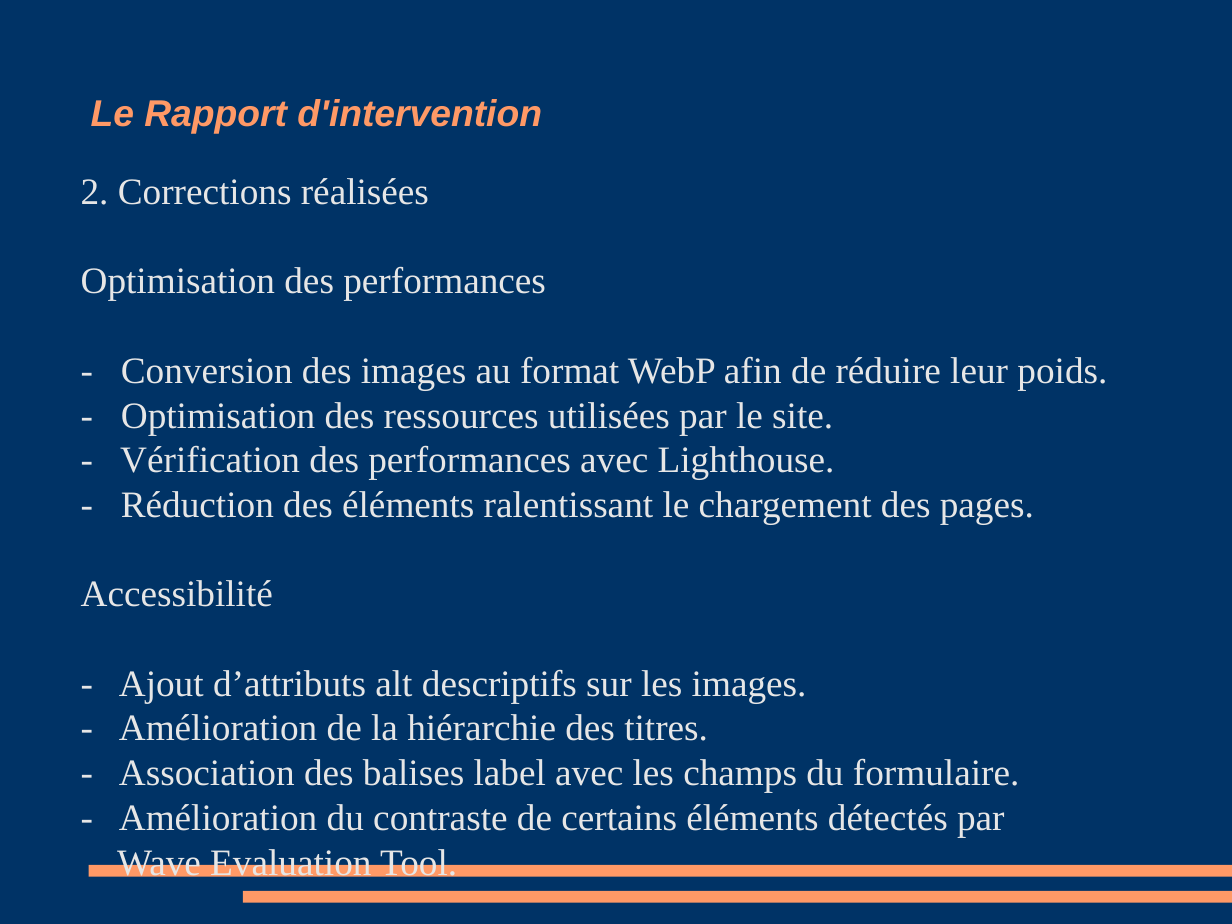
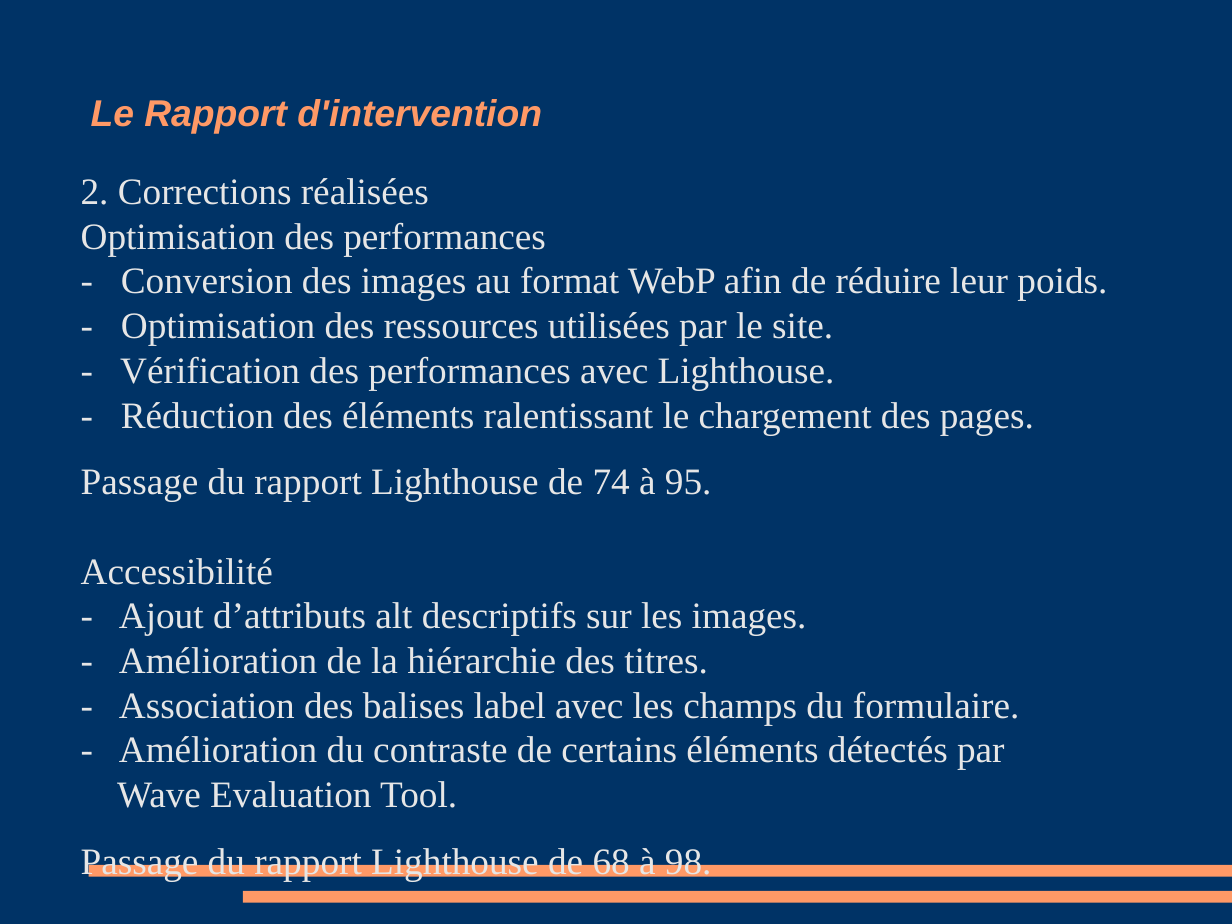
Before and after one commit to david51-ocr/Projet-Optimisation, a slide deck: slide 3 of Cahier de recette.odp. Drawn at 1232x924 pixels with LibreOffice and Linux fonts; fonts in the diff are those of the drawing. Boxes give left, top, right and bottom in pixels: in the first picture for what was removed or moved away, otherwise in the second. Text is boxed around its words. In the diff, an @@ line names an element or a change of style, - is before the commit and + after.

```diff
--- a/Cahier de recette.odp
+++ b/Cahier de recette.odp
@@ text at bbox=[81, 178, 1107, 881]: text changed @@
-2. Corrections réalisées
-Optimisation des performances
-- Conversion des images au format WebP afin de réduire leur poids.
-- Optimisation des ressources utilisées par le site.
-- Vérification des performances avec Lighthouse.
-- Réduction des éléments ralentissant le chargement des pages.
-Accessibilité
-- Ajout d’attributs alt descriptifs sur les images.
-- Amélioration de la hiérarchie des titres.
-- Association des balises label avec les champs du formulaire.
-- Amélioration du contraste de certains éléments détectés par
-Wave Evaluation Tool.
+2. Corrections réalisées
+Optimisation des performances
+- Conversion des images au format WebP afin de réduire leur poids.
+- Optimisation des ressources utilisées par le site.
+- Vérification des performances avec Lighthouse.
+- Réduction des éléments ralentissant le chargement des pages.
+Passage du rapport Lighthouse de 74 à 95.
+Accessibilité
+- Ajout d’attributs alt descriptifs sur les images.
+- Amélioration de la hiérarchie des titres.
+- Association des balises label avec les champs du formulaire.
+- Amélioration du contraste de certains éléments détectés par
+Wave Evaluation Tool.
+Passage du rapport Lighthouse de 68 à 98.
```
Also in this commit, not shown: 1 other slide changed, 1 slide added.
